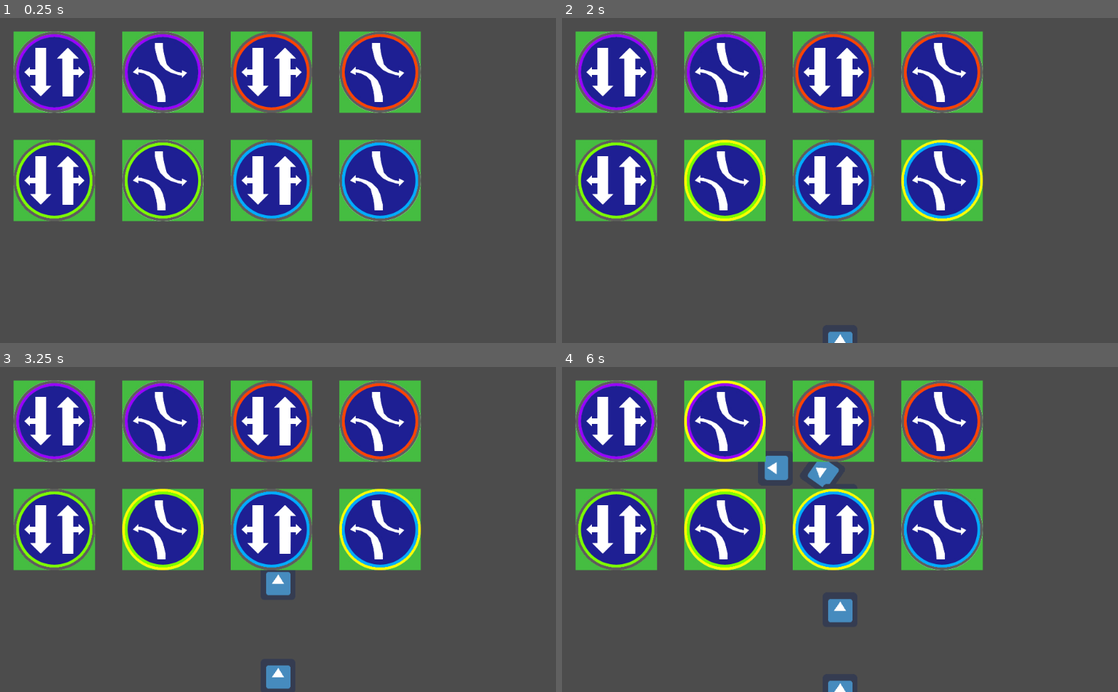
Above: before the commit, frames 1-4 (two rows, left to right).
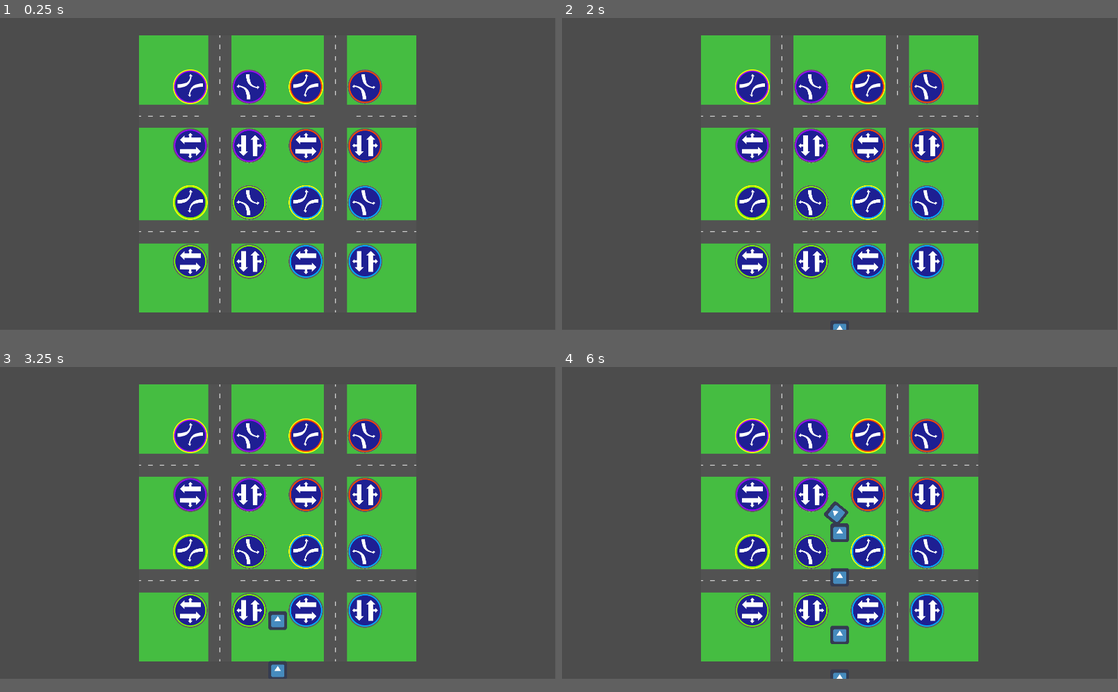
Above: after the commit, the same moments.

Repository: nicohi/terrific-lights-multiplayer
Game: Godot game, scene res://Map.tscn
The game is run twice, just before and just after one commit, with the same random seed, the same clock (stepped at 60 frames per second) and the same inputs. The engine's default icon, where the game draws it, is replaced by a stand-in: a white triangle on a blue panel in a dark square.
Inputs (mouse positions are in pixels of both pictures, inside the frame that each line leads up to):
- Up to frame 1 (0.25 s): no input
- Up to frame 2 (2 s): tap Enter at 0.5 s; move the mouse to (962, 164) at 0.52 s; click (962, 164) at 0.67 s; tap Space at 1.25 s; move the mouse to (728, 196) at 1.27 s; click (728, 196) at 1.42 s
- Up to frame 3 (3.25 s): move the mouse to (333, 458) at 2.02 s; click (333, 458) at 2.17 s; move the mouse to (250, 594) at 2.77 s; click (250, 594) at 2.92 s
- Up to frame 4 (6 s): move the mouse to (1006, 578) at 3.52 s; click (1006, 578) at 3.67 s; move the mouse to (673, 480) at 4.27 s; click (673, 480) at 4.42 s; move the mouse to (867, 529) at 5.02 s; click (867, 529) at 5.17 s; move the mouse to (756, 448) at 5.77 s; click (756, 448) at 5.92 s
In our replay, the window is 800x468 before the commit and 799x449 after it. These sizes can differ from the game's own. Grey fills any space a smaller window leaves; there, only what the larger window draws over its background counts as a difference.

The runs differ from the first frame. In frame 1, 38% of the frame differs, in the area x 2-76%, y 4-91%; in frame 2, 38%; in frame 3, 39%; in frame 4, 39%, in the area x 2-76%, y 4-100%.

Commit message:
Background and light functionality.

Diff:
--- a/Lights/LightButton.gd
+++ b/Lights/LightButton.gd
@@ -2,53 +2,27 @@
 
 class_name LightButton
 
-signal clicked
+signal light_clicked(light)
 
-onready var sprite = $Sprite
+onready var lightOn = $LightOn
+onready var lightOff = $LightOff
 
-var _pair: LightButton
-var _off_texture: ImageTexture
-var _on_texture: ImageTexture
-
-# Called when the node enters the scene tree for the first time.
-func _ready():
-	sprite.texture = _off_texture
-
-func set_pair(pair: LightButton):
-	_pair = pair
-	_pair.connect("clicked", self, "pair_clicked")
-
-func pair_clicked():
-	print(_pair.name, " fired")
-	sprite.texture = _off_texture
+func handle_light_up(light: LightButton):
+	if light == self:
+		lightOn.visible = true
+		lightOff.visible = false
+	else:
+		lightOff.visible = true
+		lightOn.visible = false
 
 func _input(event: InputEvent):
 	if event is InputEventMouseButton:
-		if sprite == null or sprite.texture == null:
+		if lightOn == null or lightOn.texture == null:
 			return
 
-		var spriteSize: Vector2 = sprite.texture.get_size()
+		var spriteSize: Vector2 = lightOn.texture.get_size()
 		var event_pos: Vector2 = event.position
 		var pos: Vector2 = self.position - spriteSize / 2
 
 		if event_pos.x >= pos.x and event_pos.x <= pos.x + spriteSize.x and event_pos.y >= pos.y and event_pos.y <= pos.y + spriteSize.y:
-			sprite.texture = _on_texture
-			emit_signal("clicked")
-
-func set_textures(off_texture_filename: String, on_texture_filename: String):
-	var image = Image.new()
-	image.load(off_texture_filename)
-	_off_texture = ImageTexture.new()
-	_off_texture.create_from_image(image, 0)
-
-	image = Image.new()
-	image.load(on_texture_filename)
-	_on_texture = ImageTexture.new()
-	_on_texture.create_from_image(image, 0)
-
-func reset():
-	sprite.texture = _off_texture
-
-# Called every frame. 'delta' is the elapsed time since the previous frame.
-#func _process(delta):
-#	pass
+			emit_signal("light_clicked", self)
--- a/Lights/LightButton.tscn
+++ b/Lights/LightButton.tscn
@@ -1,13 +1,15 @@
-[gd_scene load_steps=3 format=2]
+[gd_scene load_steps=2 format=2]
 
 [ext_resource path="res://Lights/LightButton.gd" type="Script" id=1]
-[ext_resource path="res://Lights/Light_option_11.jpg" type="Texture" id=2]
 
 [node name="LightButton" type="Node2D"]
+scale = Vector2( 0.8, 0.8 )
 script = ExtResource( 1 )
 __meta__ = {
 "_edit_group_": true
 }
 
-[node name="Sprite" type="Sprite" parent="."]
-texture = ExtResource( 2 )
+[node name="LightOn" type="Sprite" parent="."]
+visible = false
+
+[node name="LightOff" type="Sprite" parent="."]
--- a/Lights/LightButtonGroup.gd
+++ b/Lights/LightButtonGroup.gd
@@ -2,30 +2,19 @@
 
 class_name LightButtonGroup
 
-var right_turn: LightButton
-var left_turn: LightButton
+signal lit(light)
 
-func set_lights(
-	right_turn_texture_off: String,
-	right_turn_texture_on: String,
-	left_turn_texture_off: String,
-	left_turn_texture_on: String,
-	x: float,
-	y: float
-):
-	var LightButtonScene = load("res://Lights/LightButton.tscn")
+onready var northSouthRight = $NorthSouthRight
+onready var northSouthLeft = $NorthSouthLeft
+onready var eastWestRight = $EastWestRight
+onready var eastWestLeft = $EastWestLeft
 
-	right_turn = LightButtonScene.instance()
-	left_turn = LightButtonScene.instance()
+func _ready():
+	for light in [northSouthRight, northSouthLeft, eastWestRight, eastWestLeft]:
+		self.connect("lit", light, "handle_light_up")
+		light.connect("light_clicked", self, "handle_light_clicked")
 
-	right_turn.set_textures(right_turn_texture_off, right_turn_texture_on)
-	left_turn.set_textures(left_turn_texture_off, left_turn_texture_on)
+	emit_signal("lit", eastWestLeft)
 
-	right_turn.set_pair(left_turn)
-	left_turn.set_pair(right_turn)
-
-	add_child(right_turn)
-	add_child(left_turn)
-
-	right_turn.position = Vector2(x, y)
-	left_turn.position = Vector2(x + 200, y)
+func handle_light_clicked(light: LightButton):
+	emit_signal("lit", light)
--- a/Lights/LightButtonGroup.tscn
+++ b/Lights/LightButtonGroup.tscn
@@ -1,6 +1,15 @@
-[gd_scene load_steps=2 format=2]
+[gd_scene load_steps=3 format=2]
 
 [ext_resource path="res://Lights/LightButtonGroup.gd" type="Script" id=1]
+[ext_resource path="res://Lights/LightButton.tscn" type="PackedScene" id=2]
 
 [node name="LightButtonGroup" type="Node2D"]
 script = ExtResource( 1 )
+
+[node name="NorthSouthRight" parent="." instance=ExtResource( 2 )]
+
+[node name="NorthSouthLeft" parent="." instance=ExtResource( 2 )]
+
+[node name="EastWestRight" parent="." instance=ExtResource( 2 )]
+
+[node name="EastWestLeft" parent="." instance=ExtResource( 2 )]
--- a/Map.tscn
+++ b/Map.tscn
@@ -1,6 +1,237 @@
-[gd_scene load_steps=2 format=2]
-
+[gd_scene load_steps=36 format=2]
+
+[ext_resource path="res://Map/Map_proper_vs_0.2.jpg" type="Texture" id=1]
 [ext_resource path="res://Map/Map.gd" type="Script" id=2]
+[ext_resource path="res://Lights/LightButtonGroup.tscn" type="PackedScene" id=3]
+[ext_resource path="res://Lights/Light_option_11_Light.jpg" type="Texture" id=4]
+[ext_resource path="res://Lights/Light_option_11.jpg" type="Texture" id=5]
+[ext_resource path="res://Lights/Light_option_31.jpg" type="Texture" id=6]
+[ext_resource path="res://Lights/Light_option_21.jpg" type="Texture" id=7]
+[ext_resource path="res://Lights/Light_option_41_Light.jpg" type="Texture" id=8]
+[ext_resource path="res://Lights/Light_option_31_Light.jpg" type="Texture" id=9]
+[ext_resource path="res://Lights/Light_option_21_Light.jpg" type="Texture" id=10]
+[ext_resource path="res://Lights/Light_option_41.jpg" type="Texture" id=11]
+[ext_resource path="res://Lights/Light_option_32_Light.jpg" type="Texture" id=12]
+[ext_resource path="res://Lights/Light_option_42_Light.jpg" type="Texture" id=13]
+[ext_resource path="res://Lights/Light_option_32.jpg" type="Texture" id=14]
+[ext_resource path="res://Lights/Light_option_22.jpg" type="Texture" id=15]
+[ext_resource path="res://Lights/Light_option_42.jpg" type="Texture" id=16]
+[ext_resource path="res://Lights/Light_option_12.jpg" type="Texture" id=17]
+[ext_resource path="res://Lights/Light_option_22_Light.jpg" type="Texture" id=18]
+[ext_resource path="res://Lights/Light_option_12_Light.jpg" type="Texture" id=19]
+[ext_resource path="res://Lights/Light_option_13_Light.jpg" type="Texture" id=20]
+[ext_resource path="res://Lights/Light_option_23_Light.jpg" type="Texture" id=21]
+[ext_resource path="res://Lights/Light_option_23.jpg" type="Texture" id=22]
+[ext_resource path="res://Lights/Light_option_14.jpg" type="Texture" id=23]
+[ext_resource path="res://Lights/Light_option_33.jpg" type="Texture" id=24]
+[ext_resource path="res://Lights/Light_option_13.jpg" type="Texture" id=25]
+[ext_resource path="res://Lights/Light_option_34_Light.jpg" type="Texture" id=26]
+[ext_resource path="res://Lights/Light_option_34.jpg" type="Texture" id=27]
+[ext_resource path="res://Lights/Light_option_33_Light.jpg" type="Texture" id=28]
+[ext_resource path="res://Lights/Light_option_44.jpg" type="Texture" id=29]
+[ext_resource path="res://Lights/Light_option_24.jpg" type="Texture" id=30]
+[ext_resource path="res://Lights/Light_option_14_Light.jpg" type="Texture" id=31]
+[ext_resource path="res://Lights/Light_option_44_Light.jpg" type="Texture" id=32]
+[ext_resource path="res://Lights/Light_option_24_Light.jpg" type="Texture" id=33]
+[ext_resource path="res://Lights/Light_option_43.jpg" type="Texture" id=34]
+[ext_resource path="res://Lights/Light_option_43_Light.jpg" type="Texture" id=35]
 
 [node name="Map" type="Node2D"]
 script = ExtResource( 2 )
+
+[node name="Background" type="Sprite" parent="."]
+position = Vector2( 960, 540 )
+scale = Vector2( 0.8, 0.8 )
+texture = ExtResource( 1 )
+
+[node name="UpperLeft" parent="." instance=ExtResource( 3 )]
+
+[node name="NorthSouthRight" parent="UpperLeft" index="0"]
+position = Vector2( 862, 442 )
+
+[node name="LightOn" parent="UpperLeft/NorthSouthRight" index="0"]
+texture = ExtResource( 4 )
+
+[node name="LightOff" parent="UpperLeft/NorthSouthRight" index="1"]
+texture = ExtResource( 5 )
+
+[node name="NorthSouthLeft" parent="UpperLeft" index="1"]
+position = Vector2( 862, 238 )
+
+[node name="LightOn" parent="UpperLeft/NorthSouthLeft" index="0"]
+texture = ExtResource( 9 )
+
+[node name="LightOff" parent="UpperLeft/NorthSouthLeft" index="1"]
+texture = ExtResource( 6 )
+
+[node name="EastWestRight" parent="UpperLeft" index="2"]
+position = Vector2( 658, 442 )
+
+[node name="LightOn" parent="UpperLeft/EastWestRight" index="0"]
+texture = ExtResource( 10 )
+
+[node name="LightOff" parent="UpperLeft/EastWestRight" index="1"]
+texture = ExtResource( 7 )
+
+[node name="EastWestLeft" parent="UpperLeft" index="3"]
+position = Vector2( 658, 238 )
+
+[node name="LightOn" parent="UpperLeft/EastWestLeft" index="0"]
+texture = ExtResource( 8 )
+
+[node name="LightOff" parent="UpperLeft/EastWestLeft" index="1"]
+texture = ExtResource( 11 )
+
+[node name="UpperRight" parent="." instance=ExtResource( 3 )]
+
+[node name="NorthSouthRight" parent="UpperRight" index="0"]
+position = Vector2( 1262, 442 )
+
+[node name="LightOn" parent="UpperRight/NorthSouthRight" index="0"]
+texture = ExtResource( 19 )
+
+[node name="LightOff" parent="UpperRight/NorthSouthRight" index="1"]
+texture = ExtResource( 17 )
+
+[node name="NorthSouthLeft" parent="UpperRight" index="1"]
+position = Vector2( 1262, 238 )
+
+[node name="LightOn" parent="UpperRight/NorthSouthLeft" index="0"]
+texture = ExtResource( 12 )
+
+[node name="LightOff" parent="UpperRight/NorthSouthLeft" index="1"]
+texture = ExtResource( 14 )
+
+[node name="EastWestRight" parent="UpperRight" index="2"]
+position = Vector2( 1058, 442 )
+
+[node name="LightOn" parent="UpperRight/EastWestRight" index="0"]
+texture = ExtResource( 18 )
+
+[node name="LightOff" parent="UpperRight/EastWestRight" index="1"]
+texture = ExtResource( 15 )
+
+[node name="EastWestLeft" parent="UpperRight" index="3"]
+position = Vector2( 1058, 238 )
+
+[node name="LightOn" parent="UpperRight/EastWestLeft" index="0"]
+texture = ExtResource( 13 )
+
+[node name="LightOff" parent="UpperRight/EastWestLeft" index="1"]
+texture = ExtResource( 16 )
+
+[node name="LowerLeft" parent="." instance=ExtResource( 3 )]
+
+[node name="NorthSouthRight" parent="LowerLeft" index="0"]
+position = Vector2( 862, 843 )
+
+[node name="LightOn" parent="LowerLeft/NorthSouthRight" index="0"]
+texture = ExtResource( 20 )
+
+[node name="LightOff" parent="LowerLeft/NorthSouthRight" index="1"]
+texture = ExtResource( 25 )
+
+[node name="NorthSouthLeft" parent="LowerLeft" index="1"]
+position = Vector2( 862, 639 )
+
+[node name="LightOn" parent="LowerLeft/NorthSouthLeft" index="0"]
+texture = ExtResource( 28 )
+
+[node name="LightOff" parent="LowerLeft/NorthSouthLeft" index="1"]
+texture = ExtResource( 24 )
+
+[node name="EastWestRight" parent="LowerLeft" index="2"]
+position = Vector2( 658, 843 )
+
+[node name="LightOn" parent="LowerLeft/EastWestRight" index="0"]
+texture = ExtResource( 21 )
+
+[node name="LightOff" parent="LowerLeft/EastWestRight" index="1"]
+texture = ExtResource( 22 )
+
+[node name="EastWestLeft" parent="LowerLeft" index="3"]
+position = Vector2( 658, 639 )
+
+[node name="LightOn" parent="LowerLeft/EastWestLeft" index="0"]
+texture = ExtResource( 35 )
+
+[node name="LightOff" parent="LowerLeft/EastWestLeft" index="1"]
+texture = ExtResource( 34 )
+
+[node name="LowerRight" parent="." instance=ExtResource( 3 )]
+
+[node name="NorthSouthRight" parent="LowerRight" index="0"]
+position = Vector2( 1262, 843 )
+
+[node name="LightOn" parent="LowerRight/NorthSouthRight" index="0"]
+texture = ExtResource( 31 )
+
+[node name="LightOff" parent="LowerRight/NorthSouthRight" index="1"]
+texture = ExtResource( 23 )
+
+[node name="NorthSouthLeft" parent="LowerRight" index="1"]
+position = Vector2( 1262, 639 )
+
+[node name="LightOn" parent="LowerRight/NorthSouthLeft" index="0"]
+texture = ExtResource( 26 )
+
+[node name="LightOff" parent="LowerRight/NorthSouthLeft" index="1"]
+texture = ExtResource( 27 )
+
+[node name="EastWestRight" parent="LowerRight" index="2"]
+position = Vector2( 1058, 843 )
+
+[node name="LightOn" parent="LowerRight/EastWestRight" index="0"]
+texture = ExtResource( 33 )
+
+[node name="LightOff" parent="LowerRight/EastWestRight" index="1"]
+texture = ExtResource( 30 )
+
+[node name="EastWestLeft" parent="LowerRight" index="3"]
+position = Vector2( 1058, 639 )
+
+[node name="LightOn" parent="LowerRight/EastWestLeft" index="0"]
+texture = ExtResource( 32 )
+
+[node name="LightOff" parent="LowerRight/EastWestLeft" index="1"]
+texture = ExtResource( 29 )
+
+[editable path="UpperLeft"]
+
+[editable path="UpperLeft/NorthSouthRight"]
+
+[editable path="UpperLeft/NorthSouthLeft"]
+
+[editable path="UpperLeft/EastWestRight"]
+
+[editable path="UpperLeft/EastWestLeft"]
+
+[editable path="UpperRight"]
+
+[editable path="UpperRight/NorthSouthRight"]
+
+[editable path="UpperRight/NorthSouthLeft"]
+
+[editable path="UpperRight/EastWestRight"]
+
+[editable path="UpperRight/EastWestLeft"]
+
+[editable path="LowerLeft"]
+
+[editable path="LowerLeft/NorthSouthRight"]
+
+[editable path="LowerLeft/NorthSouthLeft"]
+
+[editable path="LowerLeft/EastWestRight"]
+
+[editable path="LowerLeft/EastWestLeft"]
+
+[editable path="LowerRight"]
+
+[editable path="LowerRight/NorthSouthRight"]
+
+[editable path="LowerRight/NorthSouthLeft"]
+
+[editable path="LowerRight/EastWestRight"]
+
+[editable path="LowerRight/EastWestLeft"]
--- a/Map/Map.gd
+++ b/Map/Map.gd
@@ -5,41 +5,6 @@
 var cars = []
 var timer
 var total_points = 0
-
-var lights = [
-	[
-		"res://Lights/Light_option_11.jpg",
-		"res://Lights/Light_option_11_Light.jpg",
-		"res://Lights/Light_option_31.jpg",
-		"res://Lights/Light_option_31_Light.jpg",
-		100,
-		100
-	],
-	[
-		"res://Lights/Light_option_12.jpg",
-		"res://Lights/Light_option_12_Light.jpg",
-		"res://Lights/Light_option_32.jpg",
-		"res://Lights/Light_option_32_Light.jpg",
-		500,
-		100
-	],
-	[
-		"res://Lights/Light_option_13.jpg",
-		"res://Lights/Light_option_13_Light.jpg",
-		"res://Lights/Light_option_33.jpg",
-		"res://Lights/Light_option_33_Light.jpg",
-		100,
-		300
-	],
-	[
-		"res://Lights/Light_option_14.jpg",
-		"res://Lights/Light_option_14_Light.jpg",
-		"res://Lights/Light_option_34.jpg",
-		"res://Lights/Light_option_34_Light.jpg",
-		500,
-		300
-	]
-]
 
 func _init():
 	timer = Timer.new()
@@ -57,20 +22,10 @@
 		car.connect("game_over", self, "_game_over")
 		add_child(car)
 
-func _create_lights():
-	var light_button_group_scene = load("res://Lights/LightButtonGroup.tscn")
-
-	for l in lights:
-		var light_button_group: LightButtonGroup = light_button_group_scene.instance()
-
-		light_button_group.set_lights(l[0], l[1], l[2], l[3], l[4], l[5])
-		add_child(light_button_group)
-
 func _ready():
 	var window_size = OS.window_size
 
 	_create_cars()
-	_create_lights()
 
 	randomize()
 
--- a/project.godot
+++ b/project.godot
@@ -36,6 +36,13 @@
 run/main_scene="res://Map.tscn"
 config/icon="res://icon.png"
 
+[display]
+
+window/size/width=1920
+window/size/height=1080
+window/size/resizable=false
+window/size/fullscreen=true
+
 [input]
 
 click={
Binary file added: Map/Map_proper_vs_0.2.jpg
Not shown, added: Map/Map_proper_vs_0.2.jpg.import
